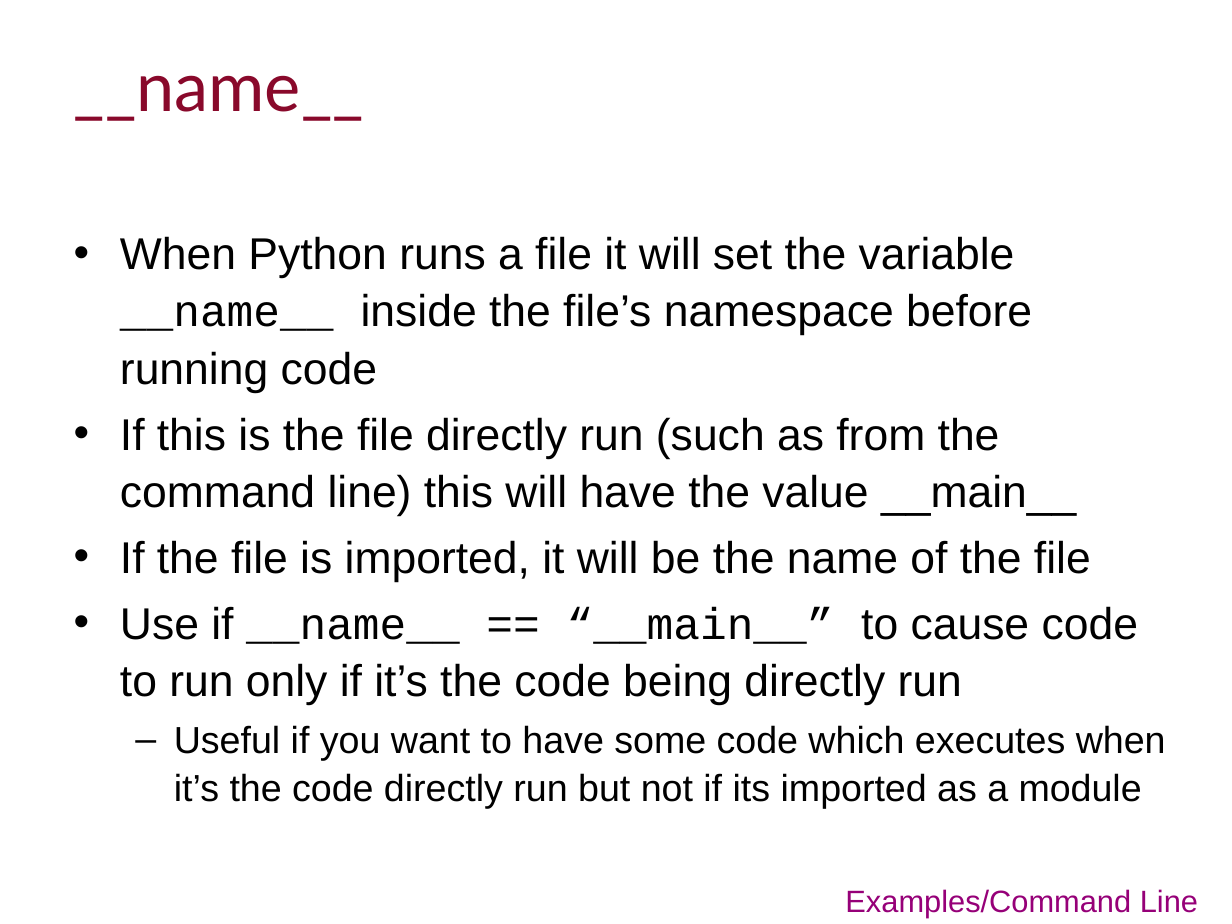
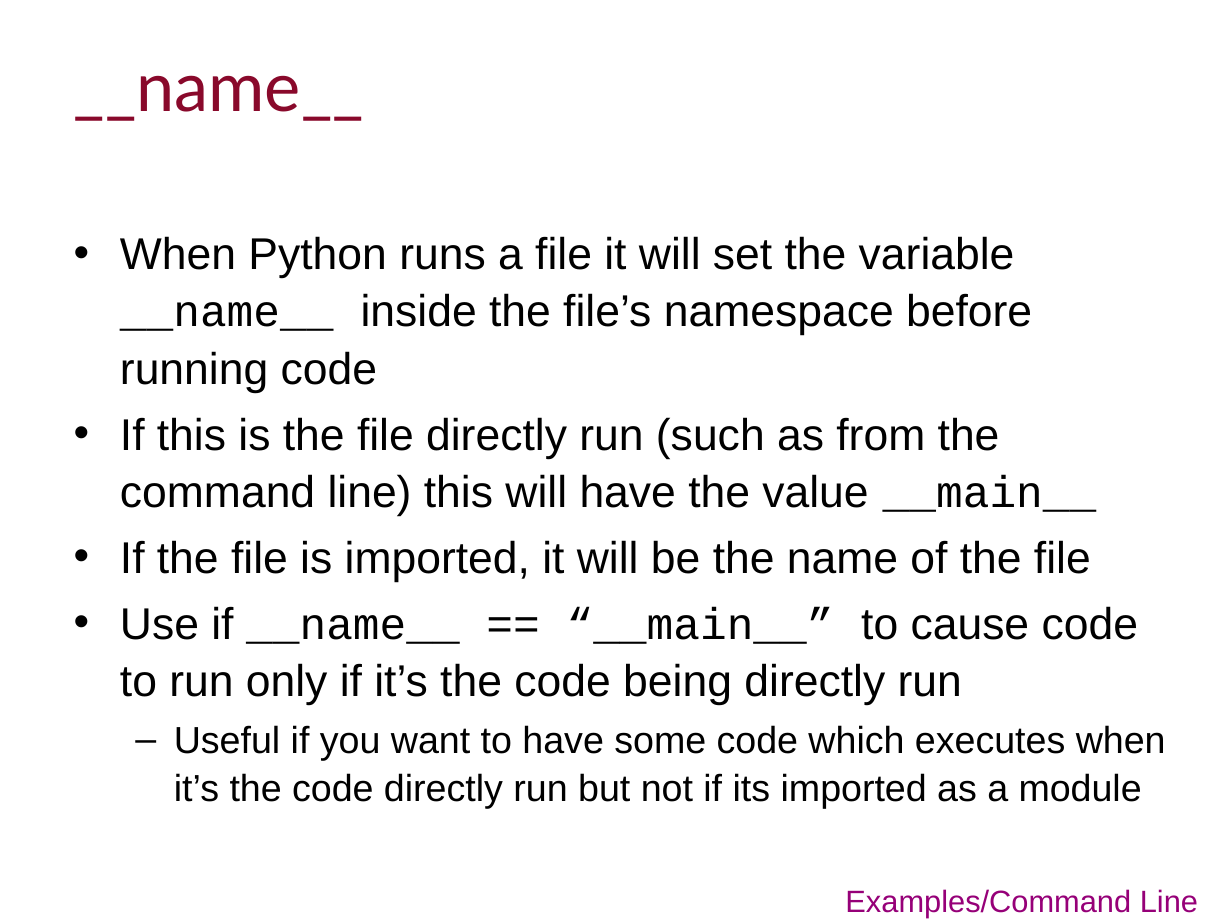
Before and after one commit to ImperialCollegeLondon/RCDS-managing-and-running-python-effectively, a slide deck: slide 24 of Managing and Running Python Effectively.pptx. Drawn at 1232x924 pixels with LibreOffice and Linux fonts; fonts in the diff are those of the drawing; background and template pictures are left out. Boxes give left, top, right and bottom in pixels: in the first picture for what was removed or moved away, otherwise in the second. Text is boxed around its words. In the diff, an @@ line names an element or a change of style, - is before the commit and + after.

```diff
--- a/Managing and Running Python Effectively.pptx
+++ b/Managing and Running Python Effectively.pptx
@@ text at (x1=120, y1=417, x2=1097, y2=516): font Arial to Courier New in "__main__" @@
```
Also in this commit, not shown: 1 other slide changed, 11 other files.
